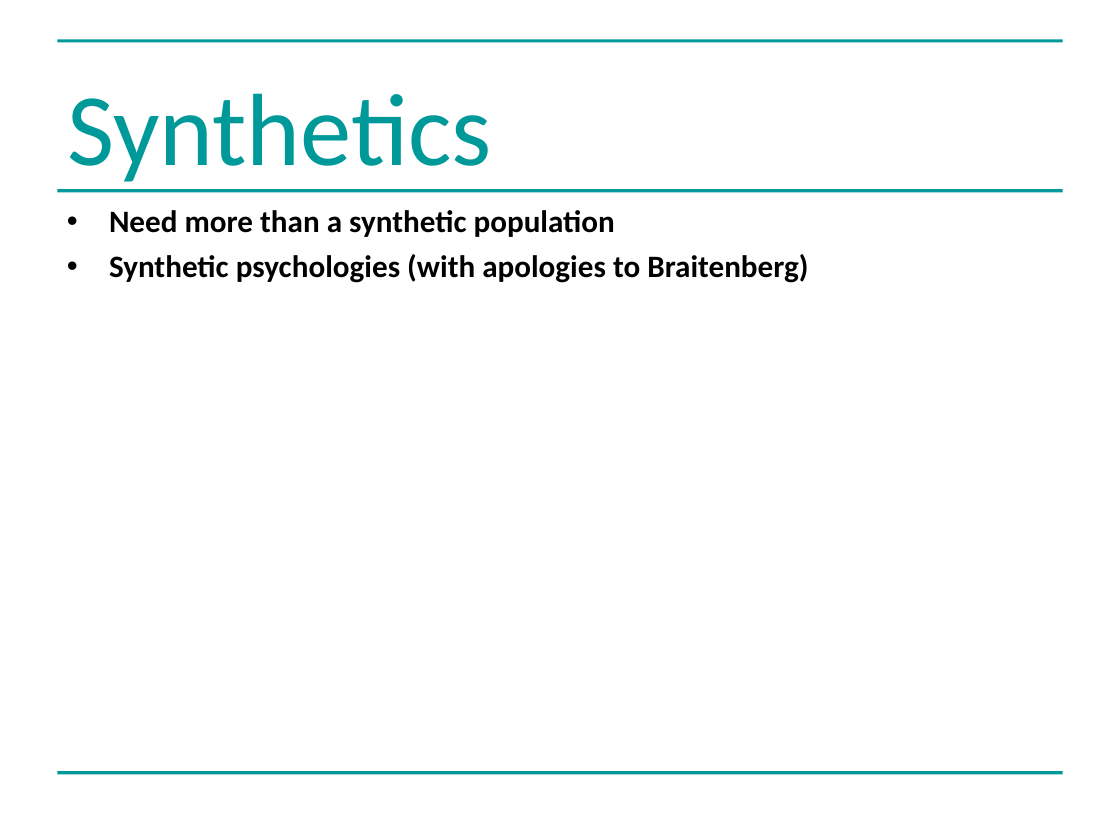
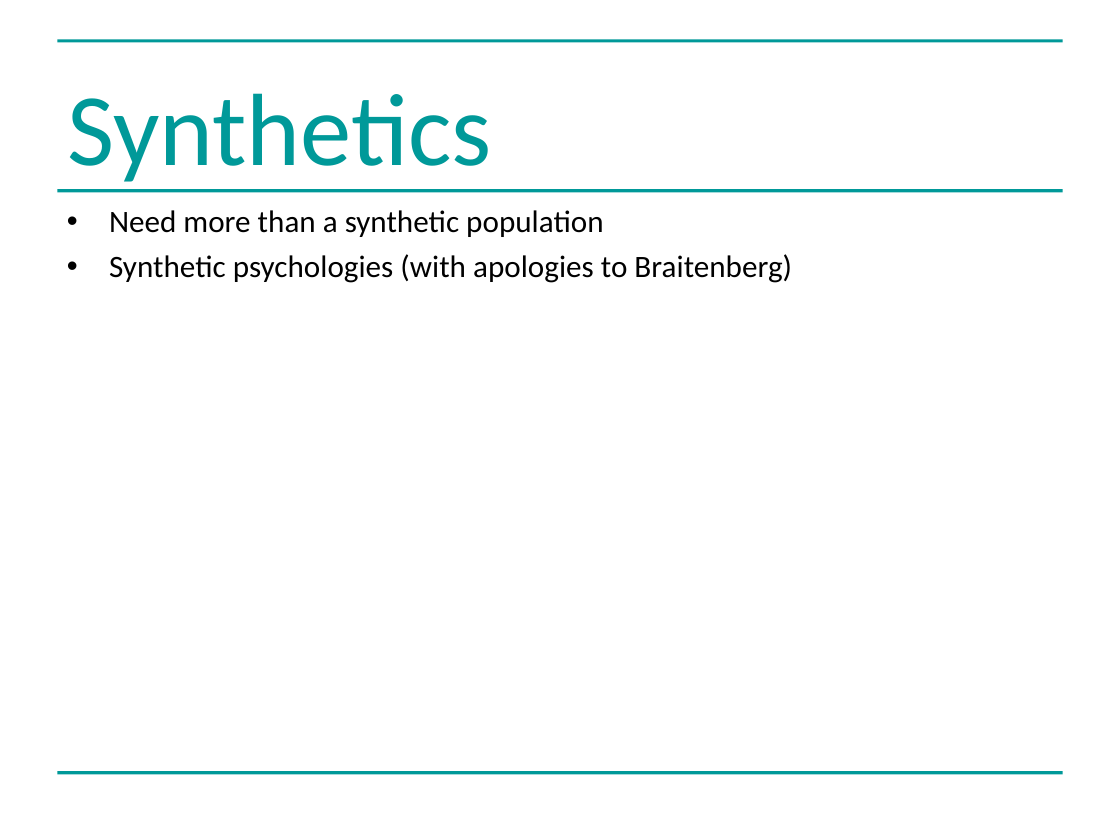
Before and after one commit to greenape/bsps2015, a slide deck: slide 7 of presentation/risky_aging_bsps.ppt. Drawn at 1120x840 pixels with LibreOffice and Linux fonts; fonts in the diff are those of the drawing. Boxes give left, top, right and bottom in pixels: in the first picture for what was removed or moved away, otherwise in the second. Text is boxed around its words. In the diff, an @@ line names an element or a change of style, - is before the commit and + after.

```diff
--- a/presentation/risky_aging_bsps.ppt
+++ b/presentation/risky_aging_bsps.ppt
@@ text "Need more than a synthetic ..." at (x1=109, y1=210, x2=792, y2=283): bold off @@
```
